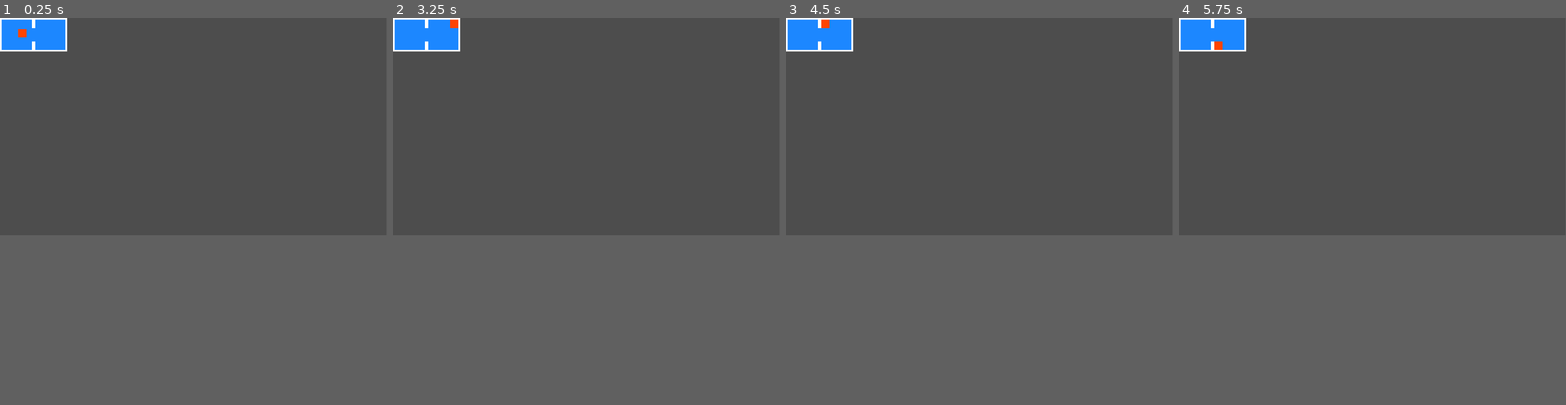
Above: before the commit, frames 1-4 (left to right).
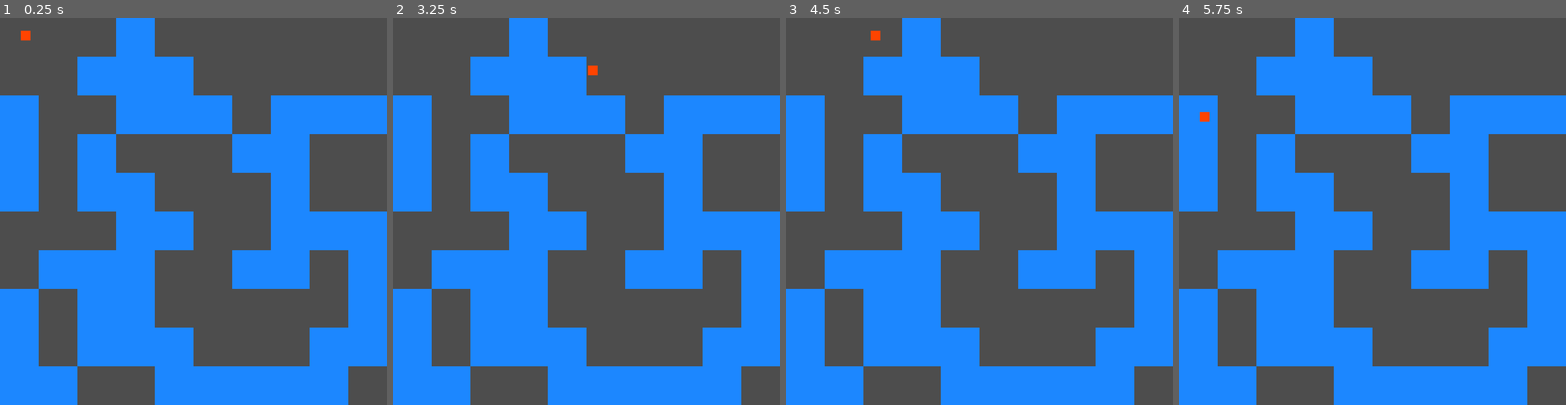
Above: after the commit, the same moments.

Repository: KirigayaRyuunosuke/Godot_Experiments
Game: Godot game, scene res://nodes/base/base.tscn
The game is run twice, just before and just after one commit, with the same random seed, the same clock (stepped at 60 frames per second) and the same inputs.
Inputs:
- Up to frame 1 (0.25 s): no input
- Up to frame 2 (3.25 s): tap Enter at 0.5 s; hold Right (move_right) 0.53-1.28 s; hold Down (move_down) 1.28-2.03 s; tap Space at 2 s; hold Right (move_right) 2.03-2.78 s; hold Up (move_up) from 2.78 s (still down)
- Up to frame 3 (4.5 s): release Up (move_up) at 3.53 s; hold Left (move_left) from 3.53 s (still down)
- Up to frame 4 (5.75 s): release Left (move_left) at 5.03 s; hold Down (move_down) from 5.03 s (still down)
In our replay, the window is 799x449 before the commit and 800x800 after it. These sizes can differ from the game's own. Grey fills any space a smaller window leaves; there, only what the larger window draws over its background counts as a difference.

The runs differ from the first frame. In frame 1, 43% of the frame differs, in the area x 0-100%, y 0-100%; in frame 2, 43%; in frame 3, 43%; in frame 4, 43%.

Commit message:
removing single tiles and added basic grouping system

Diff:
--- a/procedural/nodes/base/base.gd
+++ b/procedural/nodes/base/base.gd
@@ -1,7 +1,9 @@
 extends Node2D
 
-var begining = preload("res://nodes/level_segment_0.tscn").instantiate()
-var ending = preload("res://nodes/level_segment_end.tscn").instantiate()
+@onready var down: CollisionShape2D = $borders/down
+@onready var right: CollisionShape2D = $borders/right
+
+var segmentBackground = preload("res://nodes/level_segment_0.tscn")
 
 var segmentPreload
 var drawingPosition = Vector2(0,0)
@@ -9,20 +11,91 @@
 @onready var map: Node2D = $map
 
 func _ready() -> void:
-	segmentPreload = preload("res://nodes/level_segment_0.tscn")
-	var segment = segmentPreload.instantiate()
-	segment.global_position = drawingPosition
-	map.add_child(begining)
-	drawingPosition += Vector2(100,0)
-	ending.global_position = drawingPosition
-	map.add_child(ending)
 
 	var colls = 10
 	var rows = 10
 	var result = []
 
+	down.global_position.y = rows * 100
+	right.global_position.x = colls * 100
+
 	for a in range(rows):
 		result.append([])
 		for i in range(colls):
 			result[a].append(randi() % 2)
-		print(str(result[a]))
+		#print(str(result[a]))
+
+	_clearSingles(result,colls,rows)
+	_connectRest(result,colls,rows)
+	_drawMap(result,colls,rows)
+
+func _clearSingles(array,colls,rows):
+	for a in range(rows):
+		for i in range(colls):
+			var checked : int = 0
+			var nulls : int = 0
+			if array[a][i] == 1 :
+				if a - 1 >= 0 && array[a-1][i] == 0:
+					nulls += 1
+					checked += 1
+				elif a - 1 >= 0 && array[a-1][i] == 1:
+					checked += 1
+				if a + 1 < rows && array[a+1][i] == 0:
+					nulls += 1
+					checked += 1
+				elif a + 1 < rows && array[a+1][i] == 1:
+					checked += 1
+				if i - 1 >= 0 && array[a][i-1] == 0:
+					nulls += 1
+					checked += 1
+				elif i - 1 >= 0 && array[a][i-1] == 1:
+					checked += 1
+				if i + 1 < colls && array[a][i+1] == 0:
+					nulls += 1
+					checked += 1
+				elif i + 1 < colls && array[a][i+1] == 1:
+					checked += 1
+				if nulls == checked:
+					array[a][i] = 0
+
+func _mapZones(array,colls,rows):
+	var groups = 1
+	var result = []
+	for a in range(rows):
+		result.append([])
+		for i in range(colls):
+			if array[a][i] == 1:
+				if a - 1 >= 0 && (result[a-1][i]) >= 2:
+					result[a].append(result[a-1][i])
+				elif i - 1 >= 0 && (result[a][i-1]) >= 2:
+					result[a].append(result[a][i-1])
+				else:
+					groups += 1
+					result[a].append(groups)
+			else:
+				result[a].append(0)
+	return result
+
+func _connectZones(array,colls,rows):
+	var connected = []
+	for a in range(rows):
+		connected.append([])
+		for i in range(colls):
+			if array[a][i] != 0:
+				connected[a].append(1)
+			else:
+				connected[a].append(0)
+		print(str(connected[a]))
+	return connected
+
+func _connectRest(array,colls,rows):
+	_connectZones(_mapZones(array,colls,rows),colls,rows)
+
+func _drawMap(array,colls,rows):
+	for a in range(rows):
+		for i in range(colls):
+			drawingPosition = Vector2(i*100,a*100)
+			if array[a][i] == 1:
+				var segment = segmentBackground.instantiate()
+				segment.global_position = drawingPosition
+				map.add_child(segment)
--- a/procedural/nodes/base/base.tscn
+++ b/procedural/nodes/base/base.tscn
@@ -1,7 +1,10 @@
-[gd_scene load_steps=3 format=3 uid="uid://ckxsyyrfcdfyi"]
+[gd_scene load_steps=4 format=3 uid="uid://ckxsyyrfcdfyi"]
 
 [ext_resource type="Script" uid="uid://kck2x2iw8g1k" path="res://nodes/base/base.gd" id="1_byqv7"]
 [ext_resource type="PackedScene" uid="uid://b8vjc4qoyr5lm" path="res://nodes/player/player.tscn" id="3_d5ykm"]
+
+[sub_resource type="WorldBoundaryShape2D" id="WorldBoundaryShape2D_goxcx"]
+normal = Vector2(1, 0)
 
 [node name="Base" type="Node2D"]
 script = ExtResource("1_byqv7")
@@ -10,3 +13,20 @@
 
 [node name="player" parent="." instance=ExtResource("3_d5ykm")]
 position = Vector2(54, 33)
+
+[node name="borders" type="StaticBody2D" parent="."]
+
+[node name="up" type="CollisionShape2D" parent="borders"]
+rotation = 1.5708
+shape = SubResource("WorldBoundaryShape2D_goxcx")
+
+[node name="left" type="CollisionShape2D" parent="borders"]
+shape = SubResource("WorldBoundaryShape2D_goxcx")
+
+[node name="down" type="CollisionShape2D" parent="borders"]
+rotation = -1.57142
+shape = SubResource("WorldBoundaryShape2D_goxcx")
+
+[node name="right" type="CollisionShape2D" parent="borders"]
+rotation = -3.14159
+shape = SubResource("WorldBoundaryShape2D_goxcx")
--- a/procedural/nodes/level_segment_0.gd
+++ /dev/null
@@ -1 +0,0 @@
-extends Node2D
--- a/procedural/nodes/level_segment_0.tscn
+++ b/procedural/nodes/level_segment_0.tscn
@@ -5,14 +5,3 @@
 [node name="Polygon2D" type="Polygon2D" parent="."]
 color = Color(0.109804, 0.529412, 1, 1)
 polygon = PackedVector2Array(0, 0, 100, 0, 100, 100, 0, 100)
-
-[node name="StaticBody2D" type="StaticBody2D" parent="."]
-
-[node name="CollisionPolygon2D" type="CollisionPolygon2D" parent="StaticBody2D"]
-polygon = PackedVector2Array(5, 5, 95, 5, 95, 30, 100, 30, 100, 0, 0, 0, 0, 100, 100, 100, 100, 70, 95, 70, 95, 95, 5, 95)
-
-[node name="Polygon2D2" type="Polygon2D" parent="StaticBody2D/CollisionPolygon2D"]
-polygon = PackedVector2Array(5, 5, 95, 5, 95, 30, 100, 30, 100, 0, 0, 0, 0, 100, 100, 100, 100, 70, 95, 70, 95, 95, 5, 95)
-
-[node name="exit" type="Node2D" parent="."]
-position = Vector2(100, 50)
--- a/procedural/nodes/level_segment_1.tscn
+++ /dev/null
@@ -1,29 +0,0 @@
-[gd_scene format=3 uid="uid://c0eyusdqkrodt"]
-
-[node name="level_segment_0" type="Node2D"]
-
-[node name="Polygon2D" type="Polygon2D" parent="."]
-color = Color(0.109804, 0.529412, 1, 1)
-polygon = PackedVector2Array(0, 0, 100, 0, 100, 100, 0, 100)
-
-[node name="StaticBody2D" type="StaticBody2D" parent="."]
-
-[node name="CollisionPolygon2D" type="CollisionPolygon2D" parent="StaticBody2D"]
-polygon = PackedVector2Array(5, 5, 95, 5, 95, 30, 100, 30, 100, 0, 0, 0, 0, 30, 5, 30)
-
-[node name="Polygon2D2" type="Polygon2D" parent="StaticBody2D/CollisionPolygon2D"]
-polygon = PackedVector2Array(5, 5, 95, 5, 95, 30, 100, 30, 100, 0, 0, 0, 0, 30, 5, 30)
-
-[node name="CollisionPolygon2D2" type="CollisionPolygon2D" parent="StaticBody2D"]
-position = Vector2(100, 100)
-rotation = 3.14159
-polygon = PackedVector2Array(5, 5, 95, 5, 95, 30, 100, 30, 100, 0, 0, 0, 0, 30, 5, 30)
-
-[node name="Polygon2D2" type="Polygon2D" parent="StaticBody2D/CollisionPolygon2D2"]
-polygon = PackedVector2Array(5, 5, 95, 5, 95, 30, 100, 30, 100, 0, 0, 0, 0, 30, 5, 30)
-
-[node name="Entry" type="Node2D" parent="."]
-position = Vector2(0, 50)
-
-[node name="Exit" type="Node2D" parent="."]
-position = Vector2(100, 50)
--- a/procedural/nodes/level_segment_2.tscn
+++ /dev/null
@@ -1,30 +0,0 @@
-[gd_scene format=3 uid="uid://c7n344qper8fv"]
-
-[node name="level_segment_0" type="Node2D"]
-
-[node name="Polygon2D" type="Polygon2D" parent="."]
-position = Vector2(0, -25)
-color = Color(0.109804, 0.529412, 1, 1)
-polygon = PackedVector2Array(0, 50, 100, 50, 100, 100, 0, 100)
-
-[node name="StaticBody2D" type="StaticBody2D" parent="."]
-
-[node name="CollisionPolygon2D" type="CollisionPolygon2D" parent="StaticBody2D"]
-polygon = PackedVector2Array(95, 30, 100, 30, 100, 25, 0, 25, 0, 30)
-
-[node name="Polygon2D2" type="Polygon2D" parent="StaticBody2D/CollisionPolygon2D"]
-polygon = PackedVector2Array(95, 30, 100, 30, 100, 25, 0, 25, 0, 30)
-
-[node name="CollisionPolygon2D2" type="CollisionPolygon2D" parent="StaticBody2D"]
-position = Vector2(100, 100)
-rotation = 3.14159
-polygon = PackedVector2Array(100, 30, 100, 25, 0, 25, 0, 30)
-
-[node name="Polygon2D2" type="Polygon2D" parent="StaticBody2D/CollisionPolygon2D2"]
-polygon = PackedVector2Array(100, 30, 100, 25, 0, 25, 0, 30)
-
-[node name="Entry" type="Node2D" parent="."]
-position = Vector2(0, 50)
-
-[node name="Exit" type="Node2D" parent="."]
-position = Vector2(100, 50)
--- a/procedural/nodes/level_segment_end.tscn
+++ /dev/null
@@ -1,24 +0,0 @@
-[gd_scene load_steps=2 format=3 uid="uid://dg8e0epycd4ej"]
-
-[ext_resource type="Script" uid="uid://dmjyaru4l2uay" path="res://nodes/level_segment_0.gd" id="1_0n5tq"]
-
-[node name="level_segment_0" type="Node2D"]
-rotation = 3.14159
-script = ExtResource("1_0n5tq")
-
-[node name="Polygon2D" type="Polygon2D" parent="."]
-position = Vector2(-100, -100)
-color = Color(0.109804, 0.529412, 1, 1)
-polygon = PackedVector2Array(0, 0, 100, 0, 100, 100, 0, 100)
-
-[node name="StaticBody2D" type="StaticBody2D" parent="."]
-position = Vector2(-100, -100)
-
-[node name="CollisionPolygon2D" type="CollisionPolygon2D" parent="StaticBody2D"]
-polygon = PackedVector2Array(5, 5, 95, 5, 95, 30, 100, 30, 100, 0, 0, 0, 0, 100, 100, 100, 100, 70, 95, 70, 95, 95, 5, 95)
-
-[node name="Polygon2D2" type="Polygon2D" parent="StaticBody2D/CollisionPolygon2D"]
-polygon = PackedVector2Array(5, 5, 95, 5, 95, 30, 100, 30, 100, 0, 0, 0, 0, 100, 100, 100, 100, 70, 95, 70, 95, 95, 5, 95)
-
-[node name="entry" type="Node2D" parent="."]
-position = Vector2(0, -50)
--- a/procedural/project.godot
+++ b/procedural/project.godot
@@ -13,7 +13,14 @@
 config/name="procedural"
 run/main_scene="uid://ckxsyyrfcdfyi"
 config/features=PackedStringArray("4.4", "GL Compatibility")
+boot_splash/bg_color=Color(0.00392157, 0.45098, 0, 1)
 config/icon="res://icon.svg"
+
+[display]
+
+window/size/viewport_width=1000
+window/size/viewport_height=1000
+window/stretch/mode="viewport"
 
 [input]
 
Not shown, removed: procedural/nodes/level_segment_0.gd.uid
Not shown, changed: procedural/README.md
